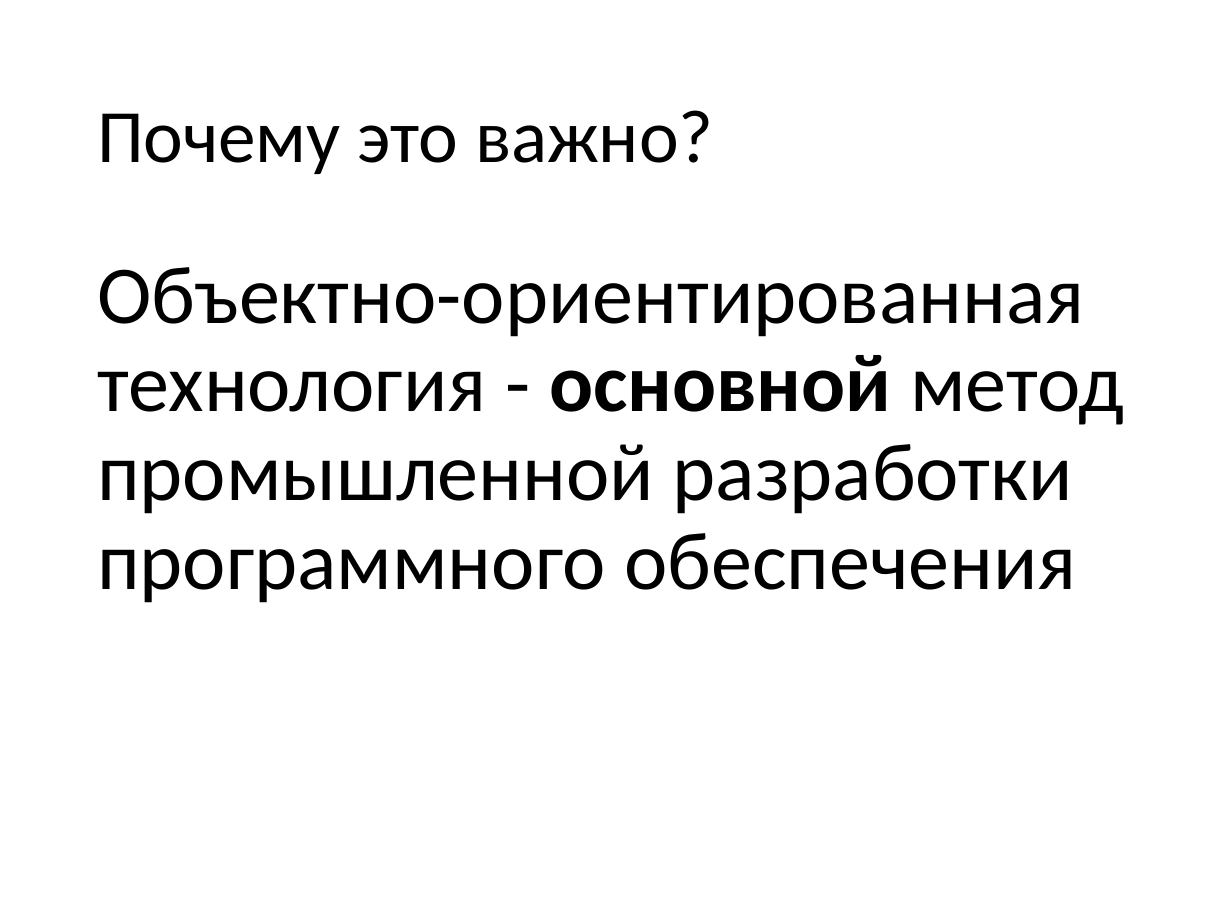
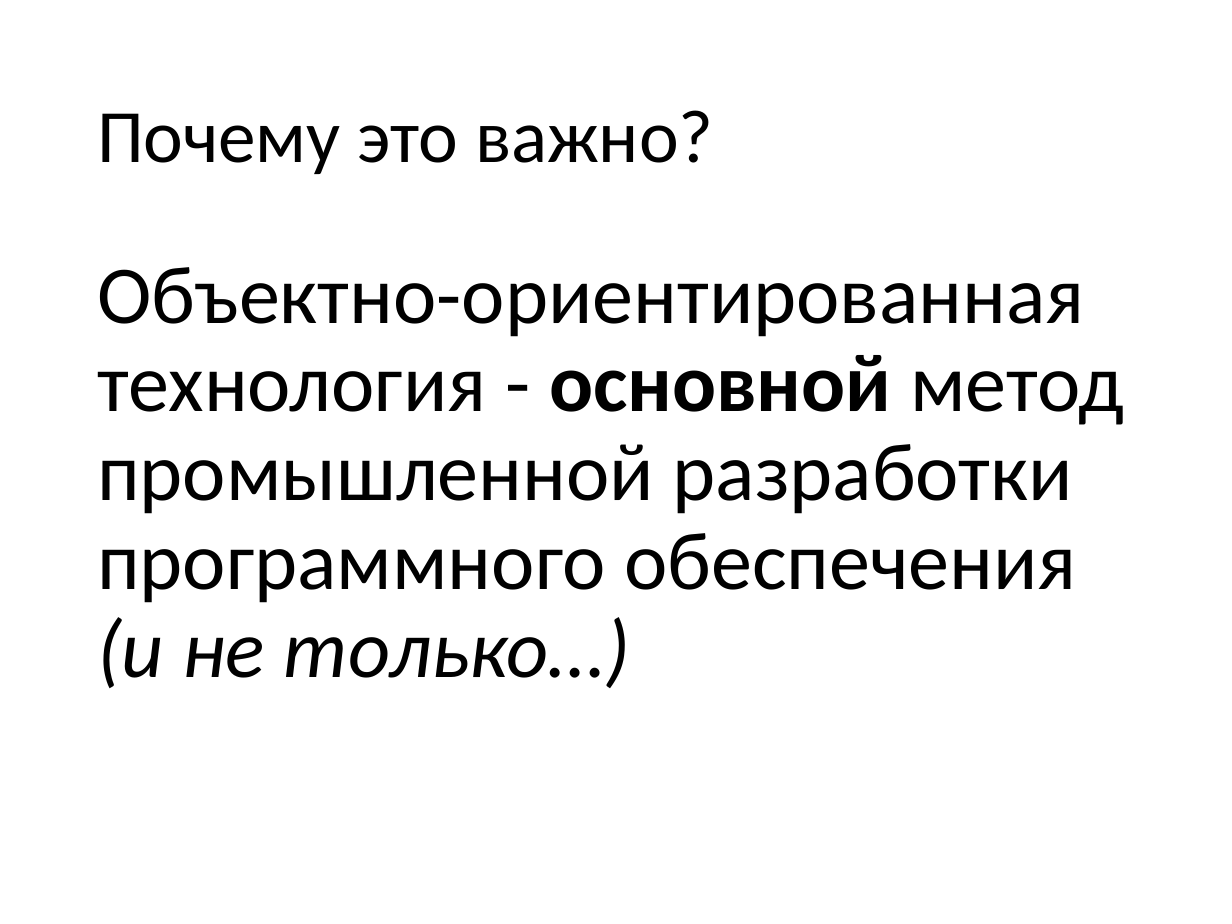
Before and after one commit to pelipas/OOP_2017, a slide deck: slide 4 of 01 Вводная.pptx. Drawn at 1232x924 pixels with LibreOffice and Linux fonts; fonts in the diff are those of the drawing. Boxes give left, top, right and bottom in pixels: in the first picture for what was removed or moved away, otherwise in the second. Text is boxed around its words. In the diff, an @@ line names an element or a change of style, - is before the commit and + after.

```diff
--- a/01 Вводная.pptx
+++ b/01 Вводная.pptx
@@ text at box(97, 267, 1124, 688): text changed @@
-Объектно-ориентированная технология - основной метод промышленной разработки программного обеспечения
+Объектно-ориентированная технология - основной метод промышленной разработки программного обеспечения (и не только…)
```
Also in this commit, not shown: 13 other slides changed, 10 slides added.
